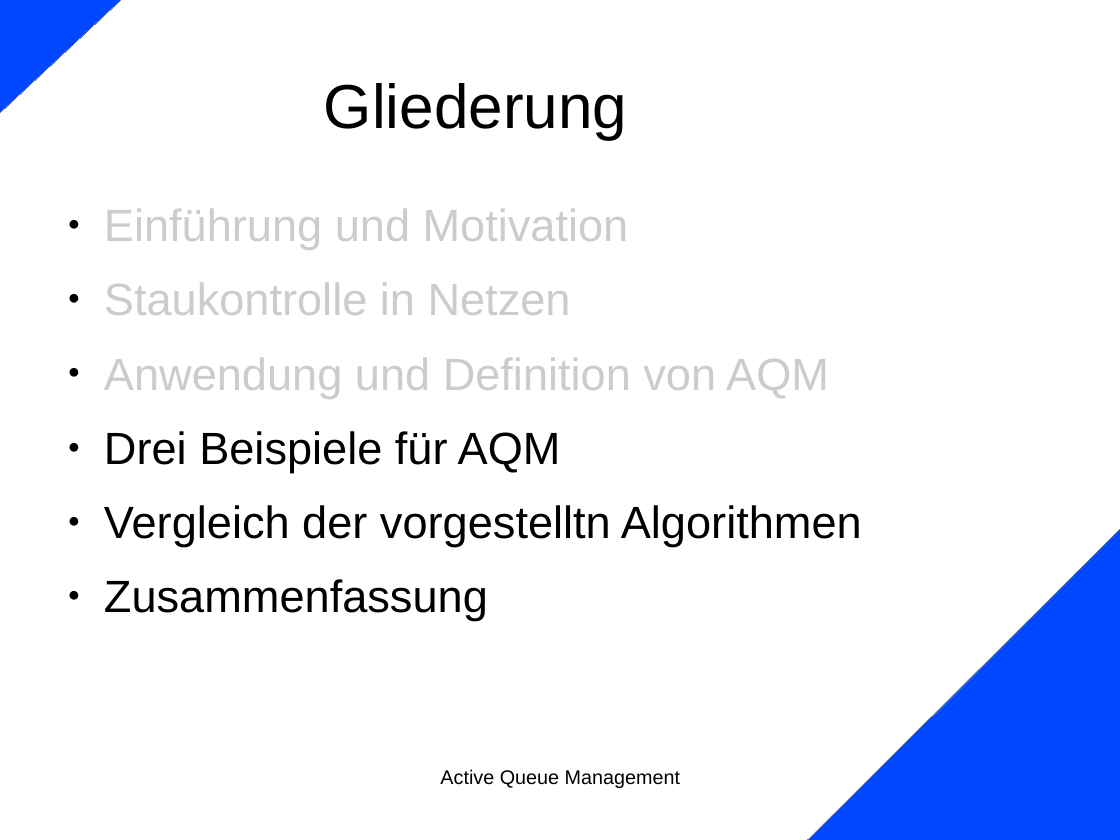
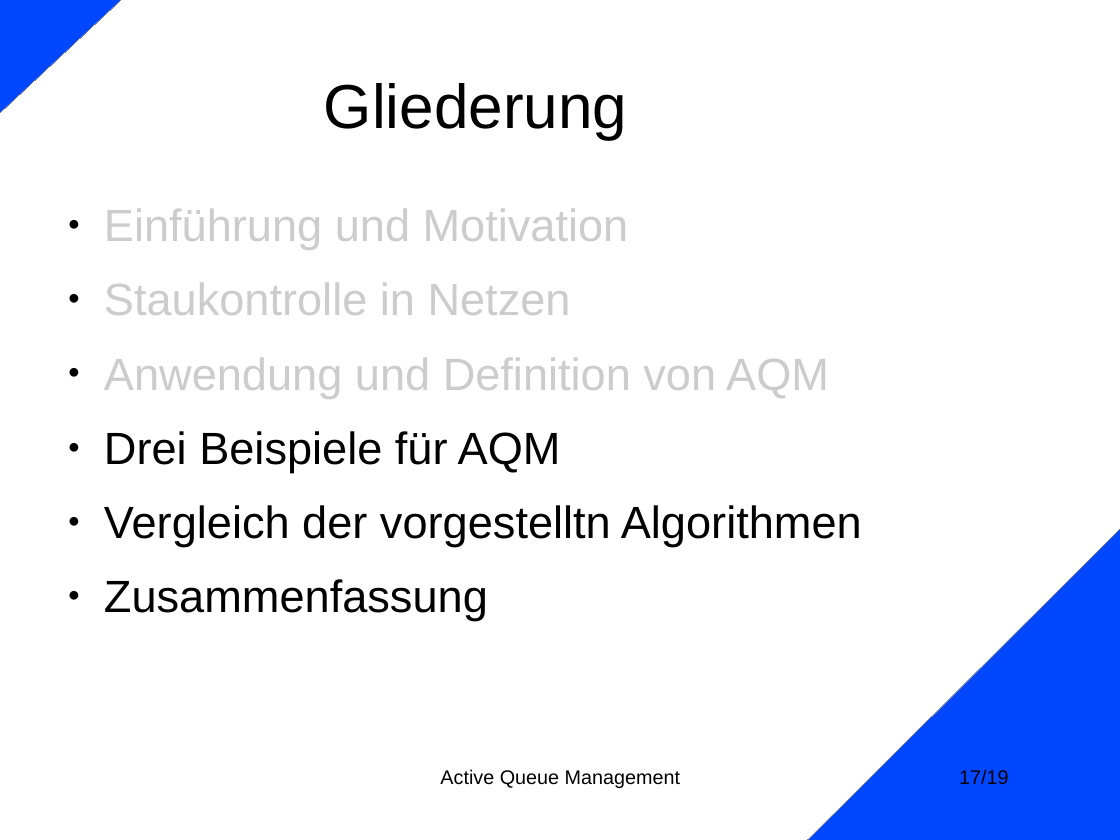
Before and after one commit to mullahaljaid/seminar_ss_14, a slide deck: slide 17 of Vortrag/AQM_Teil1.odp (slide 55 before the commit). Drawn at 1120x840 pixels with LibreOffice and Linux fonts; fonts in the diff are those of the drawing; background and template pictures are left out. Boxes give left, top, right and bottom in pixels: in the first picture for what was removed or moved away, otherwise in the second. Text is boxed around its words. In the diff, an @@ line names an element or a change of style, - is before the commit and + after.

```diff
--- a/Vortrag/AQM_Teil1.odp
+++ b/Vortrag/AQM_Teil1.odp
@@ page number added at bbox=[959, 769, 1008, 785], 14 pt, text #000000 @@
+17/19
```
Also in this commit, not shown: 17 other slides changed, 38 slides removed, 1 other file.
